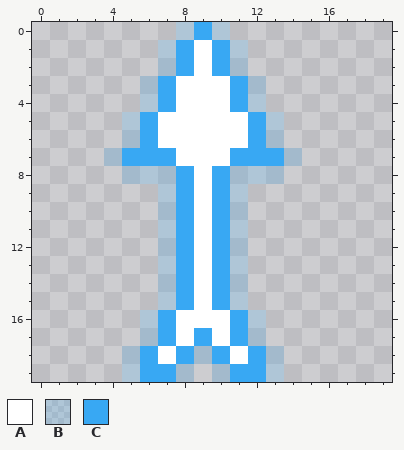
A pixel-art sprite gets an edit: resource/entity/matter/matter_arrow - 복사본 (2).png. The picture above is the old version.
The file is 20x20 pixels. Colours within 5 levels of each other are drawn and written as one.
Palette (. is transparent): A #ffffff  B #38a8f333  C #38a8f3
Pixels before, first column x 4:
 0 ....BCB....
 1 ...BCACB...
 2 ...BCACB...
 3 ..BCAAACB..
 4 ..BCAAACB..
 5 .BCAAAAACB.
 6 .BCAAAAACB.
 7 BCCCAAACCCB
 8 .BBBCACBBB.
 9 ...BCACB...
10 ...BCACB...
11 ...BCACB...
12 ...BCACB...
13 ...BCACB...
14 ...BCACB...
15 ...BCACB...
16 ..BCAAACB..
17 ..BCACACB..
18 .BCACBCACB.
19 .BCCB.BCCB.
The same view after the edit:
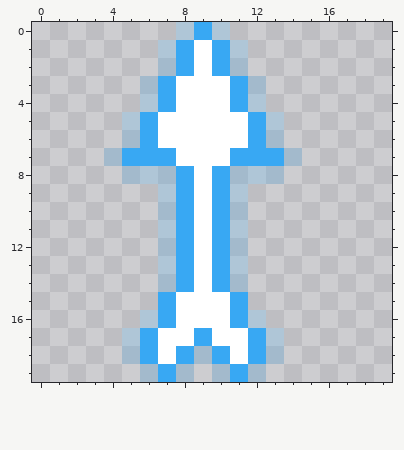
Difference:
Colour C gives way to colour A in row 15 at x 8 and 10; in row 17 at x 7 and 11.
The edit adds colour B in row 17 at x 5 and 13.
Colour C gives way to colour B in row 19 at x 6 and 12.
Colour B gives way to colour C in row 15 at x 7 and 11; in row 17 at x 6 and 12.
Colour B is removed in row 19 at x 5 and 13.
Boxes around the changes in both pictures, in picture pixels (x1, y1, x2, y2):
changed: (122, 292, 284, 382)
